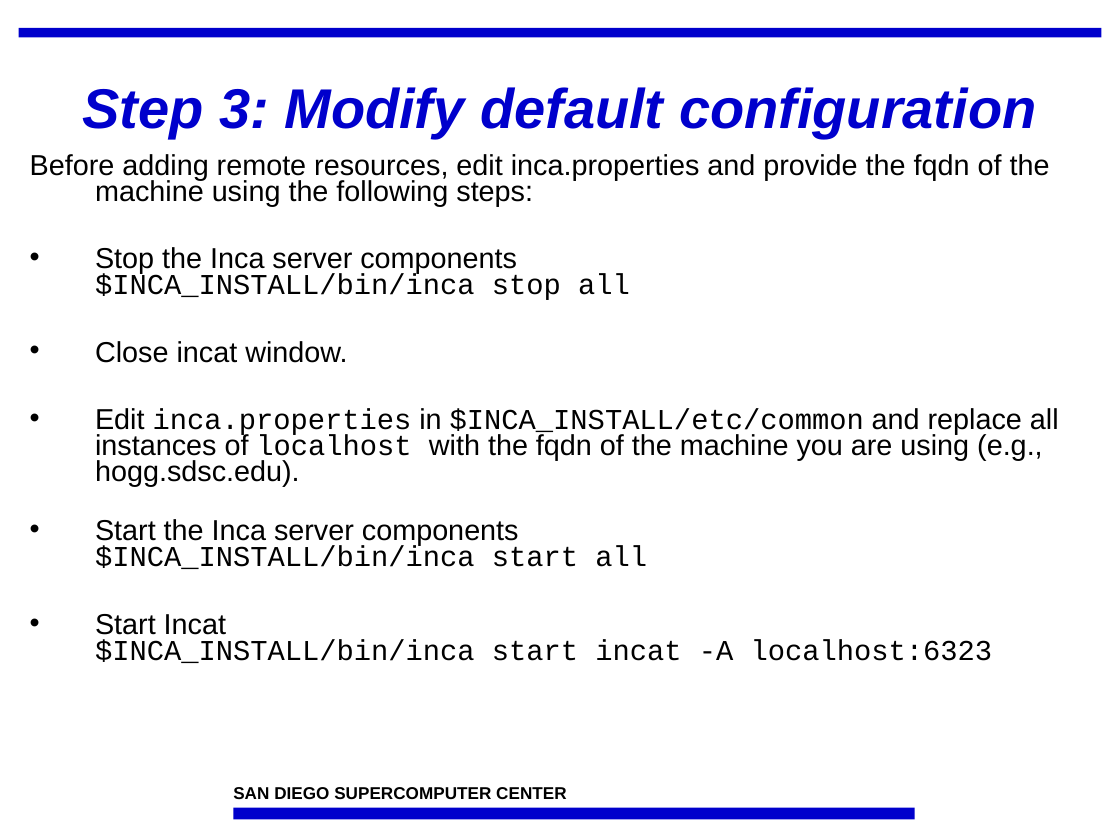
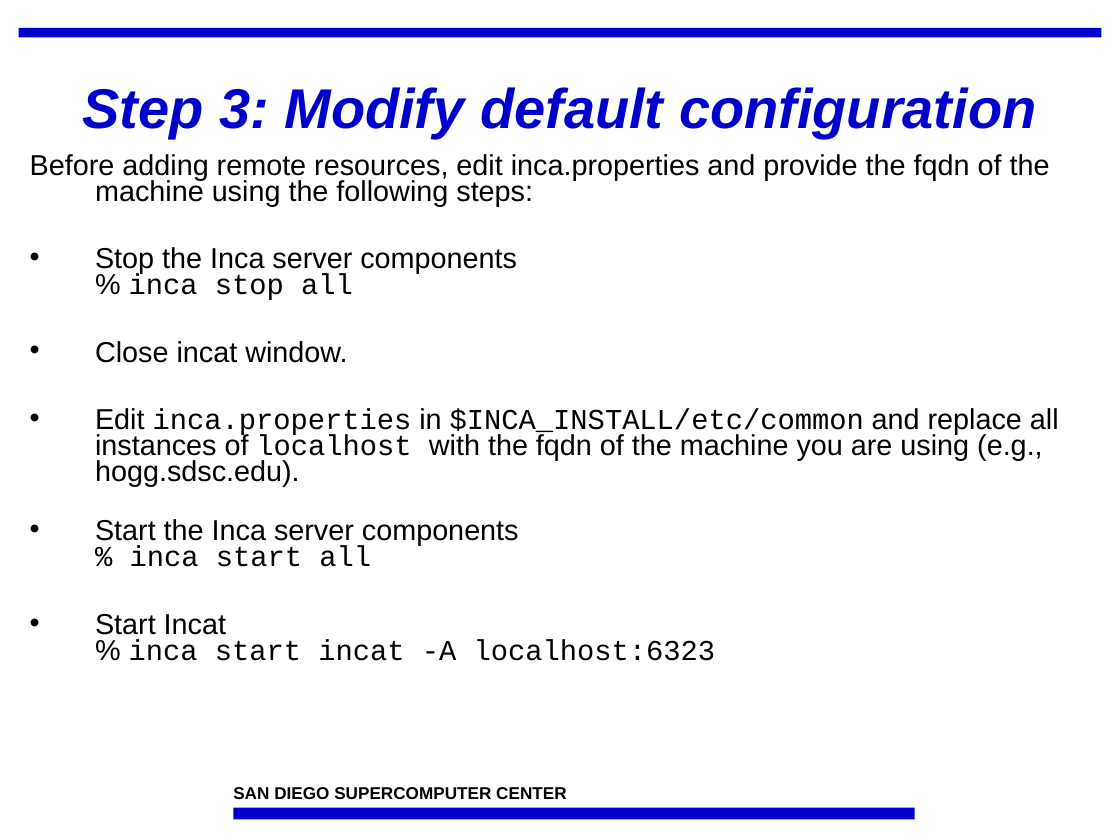
Before and after one commit to IncaProject/inca-xsede, a slide deck: slide 8 of talks/feb-06-workshop/deploy2.ppt. Drawn at 1120x840 pixels with LibreOffice and Linux fonts; fonts in the diff are those of the drawing; background and template pictures are left out. Boxes give left, top, right and bottom in pixels: in the first picture for what was removed or moved away, otherwise in the second. Text is boxed around its words. In the diff, an @@ line names an element or a change of style, - is before the commit and + after.

```diff
--- a/talks/feb-06-workshop/deploy2.ppt
+++ b/talks/feb-06-workshop/deploy2.ppt
@@ text at [95, 247, 517, 300]: text changed; font Courier New to Arial @@
-• Stop the Inca server components
-  $INCA_INSTALL/bin/inca stop all
+• Stop the Inca server components
+  % inca stop all
@@ text at [95, 519, 716, 661]: text changed @@
-• Start the Inca server components
-  $INCA_INSTALL/bin/inca start all
-• Start Incat
-  $INCA_INSTALL/bin/inca start incat -A localhost:6323
+• Start the Inca server components
+  % inca start all
+• Start Incat
+  % inca start incat -A localhost:6323
```
Also in this commit, not shown: 6 other slides changed.
